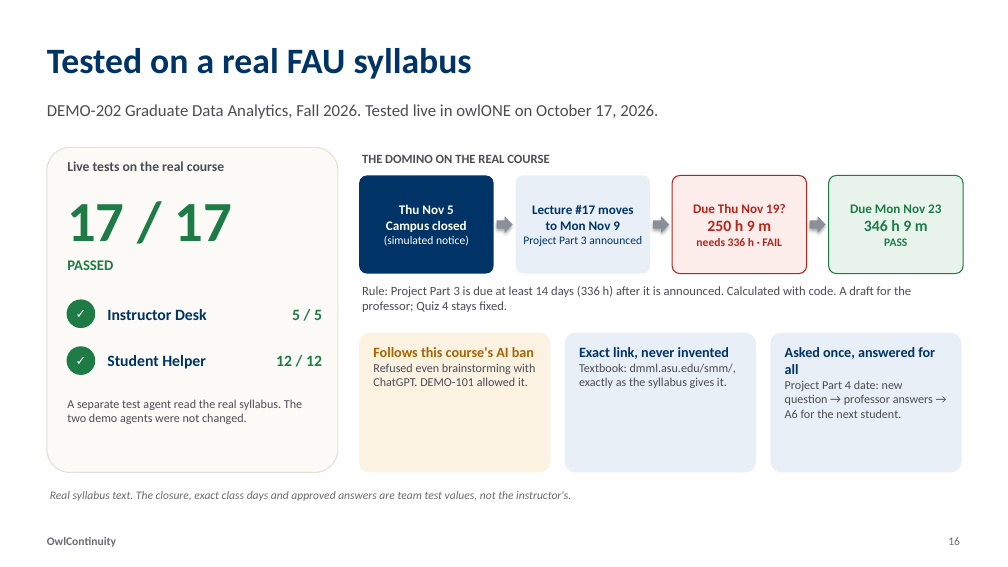
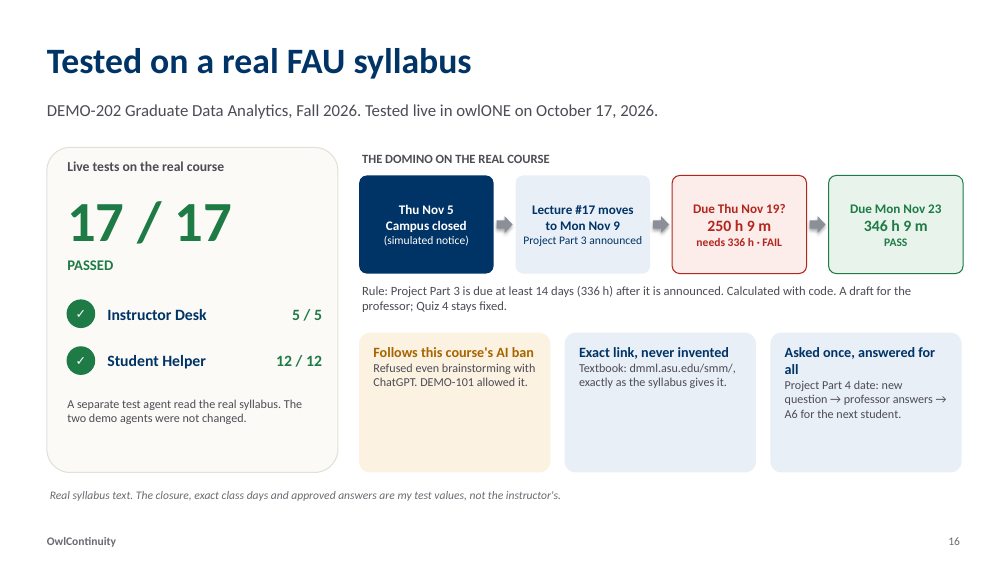
Before and after one commit to tanviranjumjoarder/OwlContinuity, a slide deck: slide 16 of deck/OwlContinuity_Detailed_Deck.pptx. Drawn at 1008x567 pixels with LibreOffice and Linux fonts; fonts in the diff are those of the drawing. Boxes give left, top, right and bottom in pixels: in the first picture for what was removed or moved away, otherwise in the second. Text is boxed around its words. In the diff, an @@ line names an element or a change of style, - is before the commit and + after.

Commit message:
Use solo wording across the README, decks, PDFs, demo pages and video

```diff
--- a/deck/OwlContinuity_Detailed_Deck.pptx
+++ b/deck/OwlContinuity_Detailed_Deck.pptx
@@ text at (50,491,561,501): text changed @@
-Real syllabus text. The closure, exact class days and approved answers are team test values, not the instructor's.
+Real syllabus text. The closure, exact class days and approved answers are my test values, not the instructor's.
```
Also in this commit, not shown: 10 other slides changed, 30 other files.
